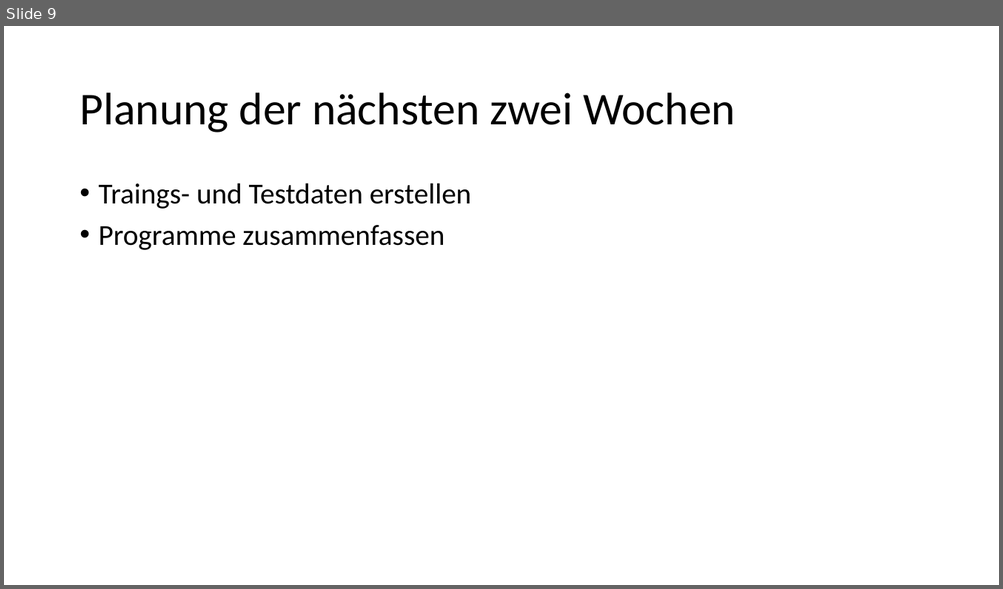
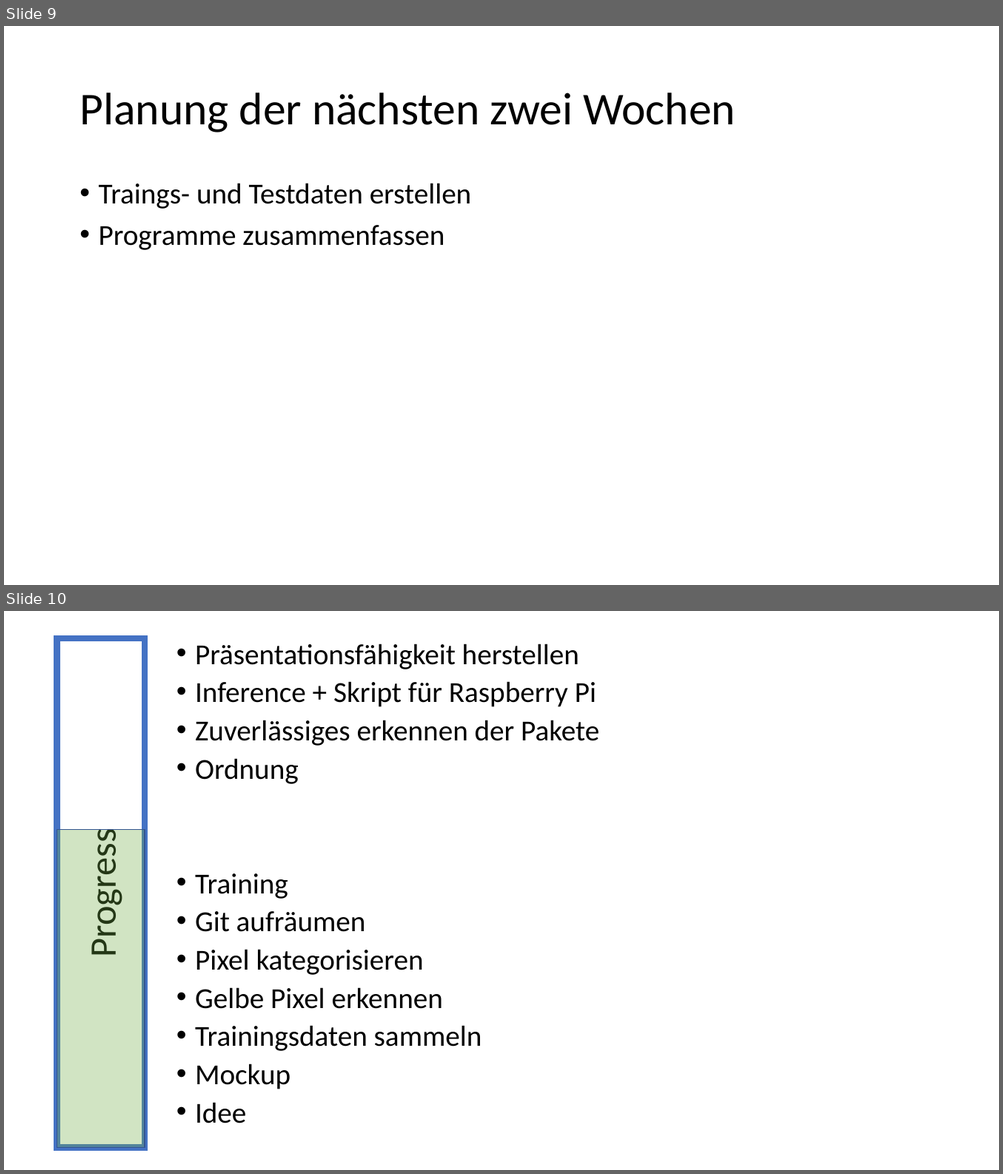
Before and after one commit to linuxfanatiker/hugepackage, a slide deck: praesentationen/Woche1_Ergebnisse.pptx. Shown one above the other, each under a label of ours: slide 9 before the commit, slides 9 and 10 after it. The pictures are 1003x589 and 1003x1174 pixels, drawn with LibreOffice and Linux fonts; fonts in the diff are those of the drawing. Boxes give left, top, right and bottom in pixels: in the first picture for what was removed or moved away, otherwise in the second. Text is boxed around its words. In the diff, an @@ line names an element or a change of style, - is before the commit and + after.

```diff
--- a/praesentationen/Woche1_Ergebnisse.pptx
+++ b/praesentationen/Woche1_Ergebnisse.pptx
@@ slide 10 added at bbox=[4, 611, 999, 1170], background #FFFFFF @@
@@ rectangle added at bbox=[57, 639, 145, 1148], fill #FFFFFF, outline #4472C4 6 pt, 36 pt, text #000000 @@
+Progress
@@ text added at bbox=[195, 644, 599, 1124], 28 pt, text #000000 @@
+• Präsentationsfähigkeit herstellen
+• Inference + Skript für Raspberry Pi
+• Zuverlässiges erkennen der Pakete
+• Ordnung
+• Training
+• Git aufräumen
+• Pixel kategorisieren
+• Gelbe Pixel erkennen
+• Trainingsdaten sammeln
+• Mockup
+• Idee
@@ rectangle added at bbox=[57, 829, 145, 1148], fill #70AD47 at 32% opacity, outline #325491 1 pt @@
```
Also in this commit, not shown: 2 other slides added.
